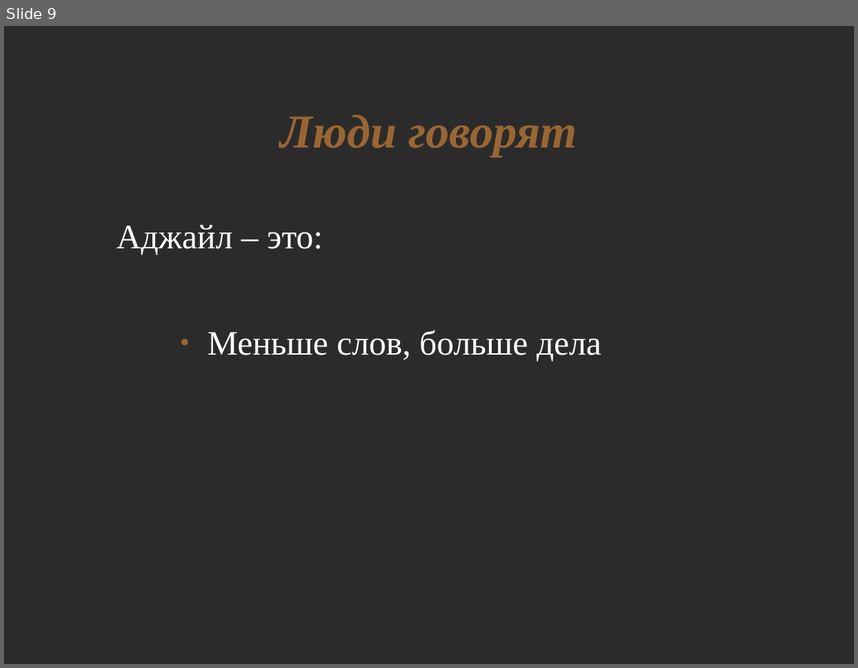
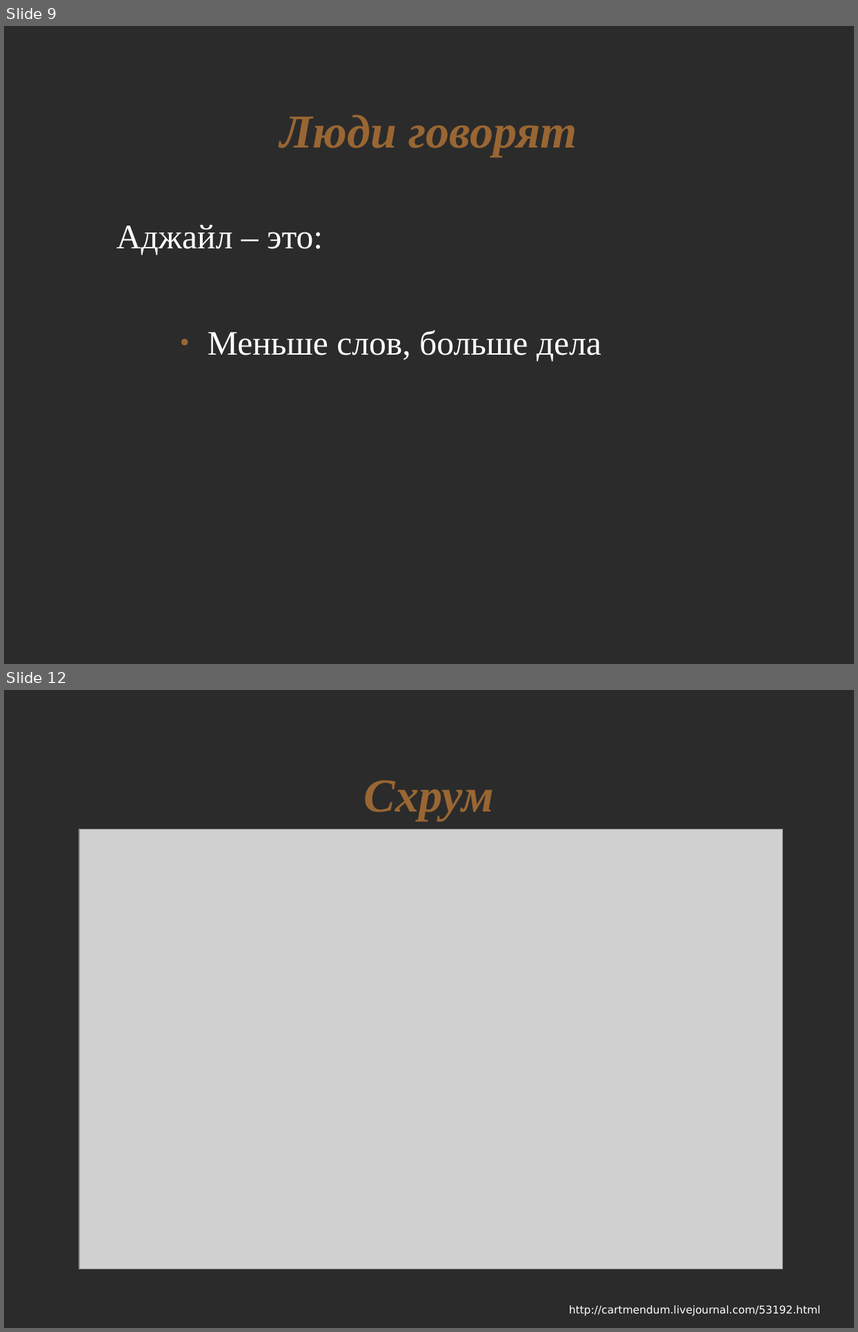
Before and after one commit to asolntsev/presentations, a slide deck: agile-technical-practices/agile-church.odp. Shown one above the other, each under a label of ours: slide 9 before the commit, slides 9 and 12 after it; the slides between them are not shown. The pictures are 858x668 and 858x1332 pixels, drawn with LibreOffice and Linux fonts; fonts in the diff are those of the drawing; grey boxes stand for pictures; background and template pictures are left out; a plain dark background stands for a picture behind light text. Boxes give left, top, right and bottom in pixels: in the first picture for what was removed or moved away, otherwise in the second. Text is boxed around its words. In the diff, an @@ line names an element or a change of style, - is before the commit and + after.

```diff
--- a/agile-technical-practices/agile-church.odp
+++ b/agile-technical-practices/agile-church.odp
@@ slide 12 added at (x1=4, y1=690, x2=854, y2=1328), background picture (left out) @@
@@ title added at (x1=364, y1=780, x2=494, y2=821), 44 pt, text #996633, bold, italic @@
+Схрум
@@ picture added at (x1=80, y1=829, x2=783, y2=1268) @@
@@ text added at (x1=569, y1=1305, x2=821, y2=1316), 10 pt, text #FFFFFF @@
+http://cartmendum.livejournal.com/53192.html
```
Also in this commit, not shown: 1 slide changed, 4 other slides added.
